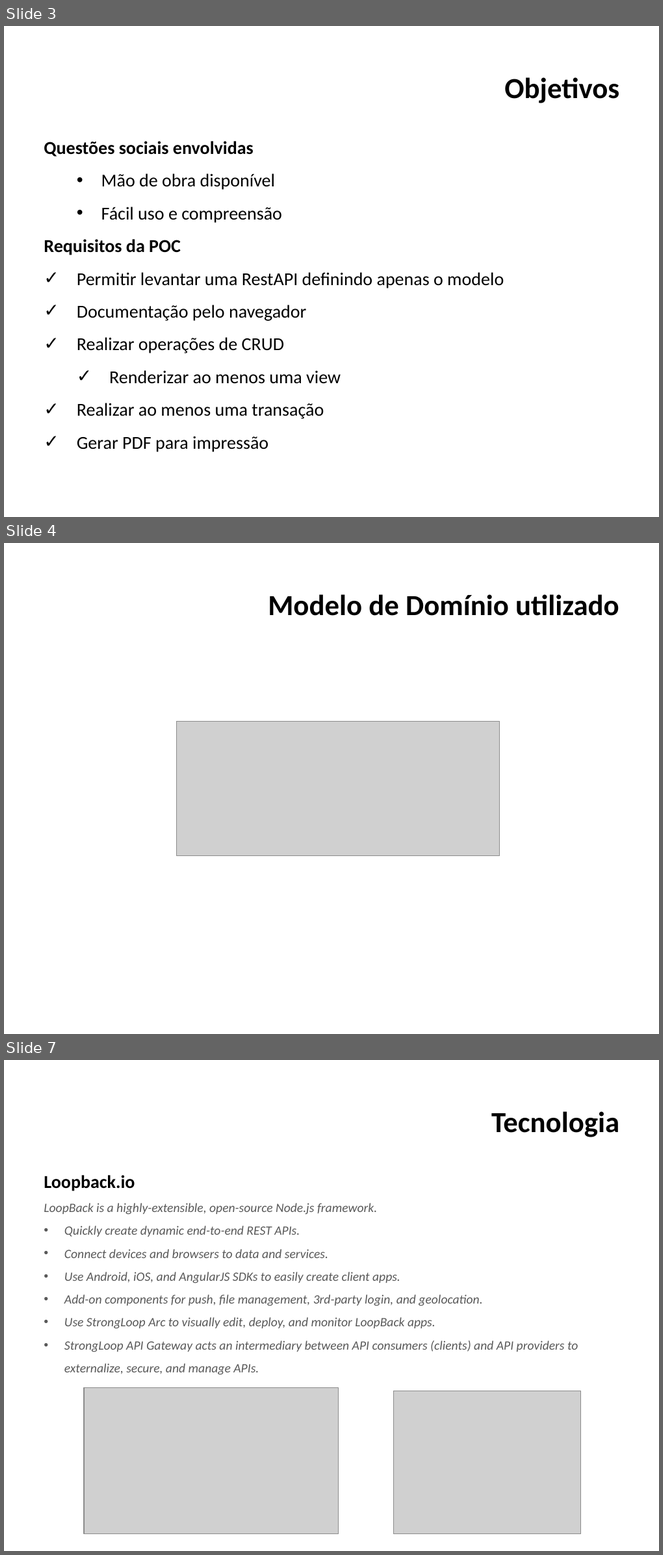
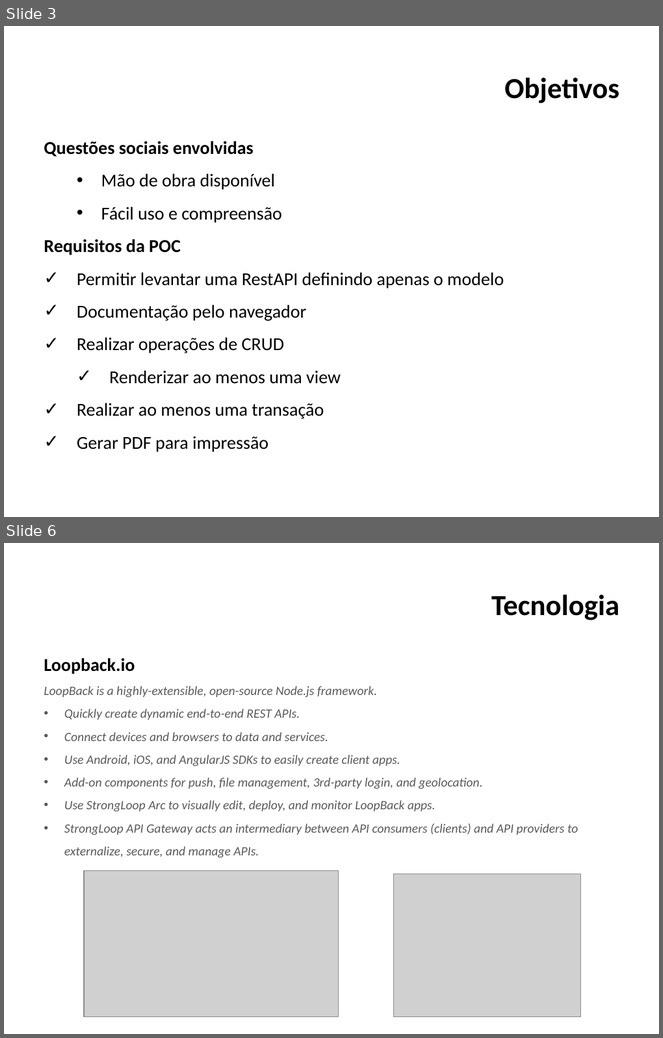
Before and after one commit to felcerreia/LoopbackRestApiTests, a slide deck: slides/POC-StrongLoop.pptx. Shown one above the other, each under a label of ours: slides 3, 4 and 7 before the commit, slides 3 and 6 after it; the slides between them are not shown. The pictures are 663x1555 and 663x1038 pixels, drawn with LibreOffice and Linux fonts; fonts in the diff are those of the drawing; grey boxes stand for pictures; background and template pictures are left out. Boxes give left, top, right and bottom in pixels: in the first picture for what was removed or moved away, otherwise in the second. Text is boxed around its words. In the diff, an @@ line names an element or a change of style, - is before the commit and + after.

```diff
--- a/slides/POC-StrongLoop.pptx
+++ b/slides/POC-StrongLoop.pptx
@@ slide 4 removed at [4, 543, 659, 1034], background picture (left out) @@
@@ title removed at [268, 594, 620, 616] @@
-Modelo de Domínio utilizado
@@ picture removed at [177, 722, 500, 856] @@
@@ what was slide 7 is now slide 6 @@
```
Also in this commit, not shown: 4 slides changed, 8 slides added, 1 other slide removed, 1 other file.
